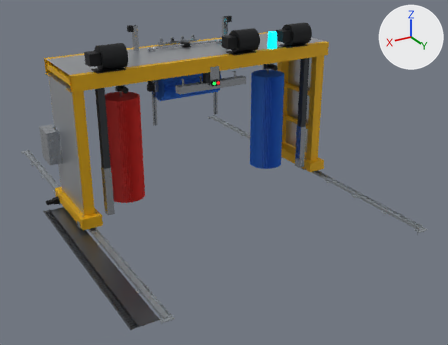
Two versions of the glTF model public/cad/wash_gantry.glb, one commit apart.
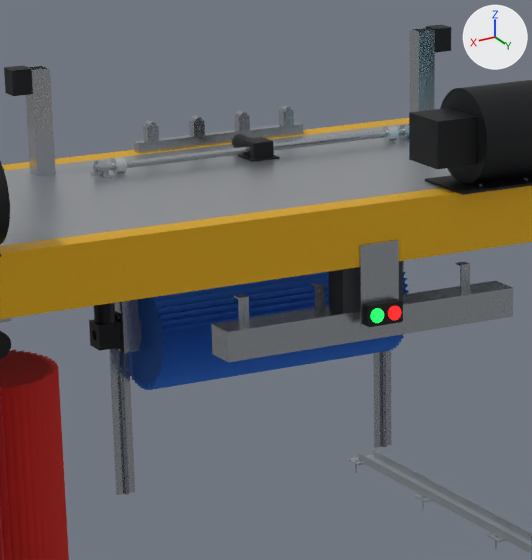
Each version appears first whole from a camera (50 mm lens) standing at (7.15, 13.4, 6.86) and looking at (-0.3, 0.98, 0.65), and next in a close-up on the part from 28% to 56% of the width and 3% to 41% of the height. Lighting does not change. The marker at upper right points along +X, +Y and +Z. The older version's two pictures come first. Where no turn or scale is listed for an object, it has been applied to the vertices. Vertices at exactly the same position are counted once.

Names of what the first close-up shows: 'RAIL25-1600#1', 'RAIL25-1600#2', 'WSH-BEAM#1', 'WSH-BLW#1', 'WSH-DKP#1', 'WSH-DKT#1', 'WSH-KBR#3', 'WSH-LMP#1', 'WSH-LMP#2', 'WSH-MAN#1', 'WSH-RAIL#1', 'WSH-SBRR#1', 'WSH-SLB#1', 'WSH-TBR#1', 'WSH-WS1#1', 'WSH-WS1#2' and 26 more.
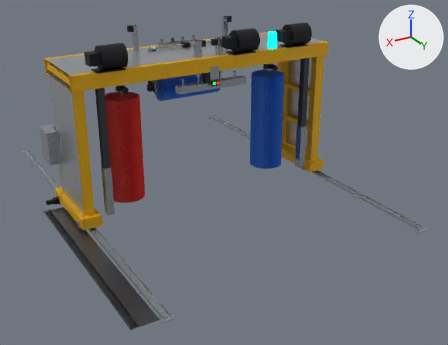
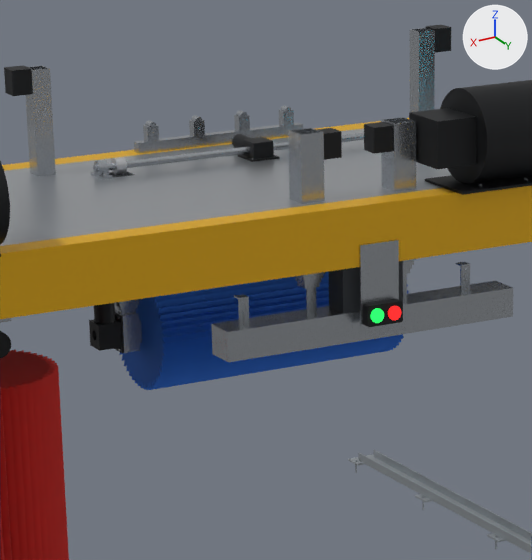
Not visible in the close-ups: 'WSH-THP#8', 'ISO4762-M8x20-A4-80#21', 'ISO4762-M8x20-A4-80#22'.

Boxes [x1, y1, x2, y2] around the edits, measured in the close-ups (532 x 560 px):
'WSH-KH0#2', added: after [288, 128, 326, 277]
'WSH-KH0#1', added: after [381, 117, 416, 262]
'WSH-LMP#2', deleted: before [109, 349, 135, 495]
'WSH-LMP#1', deleted: before [373, 350, 392, 448]
'WSH-KDM#1', added (black): after [364, 122, 393, 153]
'RAIL25-1600#2', deleted: before [118, 351, 129, 495]
'WSH-KDM#2', added (black): after [317, 128, 342, 160]
'RAIL25-1600#1', deleted: before [381, 351, 386, 447]
'WSH-KBR#3', moved: before [310, 283, 325, 308]; after [306, 287, 317, 309]
'WSH-TH0#2', added: after [109, 171, 141, 303]
'WSH-KH1#2', added: after [294, 133, 323, 281]
'WSH-KH2#2', added: after [295, 277, 321, 285]
'WSH-KH3#2', added: after [297, 282, 320, 289]
'WSH-KBR#2', moved (not visible before): after [403, 274, 407, 295]
'WSH-KH1#1', added: after [394, 122, 414, 266]
'WSH-KH2#1', added (mostly hidden): after [403, 265, 412, 270]
part 1 of me_wsh_dkp, built on: before [109, 138, 429, 208]; after [109, 140, 429, 208]

The change, as a list of edits to the scene's bpy script:
```text
Change me_wsh_dkp:
    remove me_wsh_dkp.from_pydata(...)  # 24 vertices, 52 faces; spans x -3.4..3.4, y -0.76..0.9, z 3.63..3.64
    add me_wsh_dkp.from_pydata(...)  # 56 vertices, 132 faces; spans x -3.4..3.4, y -0.76..0.9, z 3.63..3.64
    me_wsh_dkp part 1
    12 faces are deleted
    16 vertices are added at x -0.96..0.82, y -0.4..0.85, z 3.63..3.64
    16 new vertices lie (0.14, 0.0, 0.0) away from vertices in x -0.96..0.82, y -0.4..0.85, z 3.63..3.64
    92 new faces join them
Remove ob_wsh_lmp_1:
    ob_wsh_lmp_1 = bpy.data.objects.new('WSH-LMP#1', me_wsh_lmp)
Remove ob_rail25_1600_1:
    ob_rail25_1600_1 = bpy.data.objects.new('RAIL25-1600#1', me_rail25_1600)
Remove ob_wsh_lmp_2:
    ob_wsh_lmp_2 = bpy.data.objects.new('WSH-LMP#2', me_wsh_lmp)
Remove ob_rail25_1600_2:
    ob_rail25_1600_2 = bpy.data.objects.new('RAIL25-1600#2', me_rail25_1600)
Change ob_wsh_kbr_2:
    ob_wsh_kbr_2.location: (-0.236, 0.809, 3.099) -> (-0.29, 0.809, 3.099)
Change ob_wsh_kbr_3:
    ob_wsh_kbr_3.location: (0.236, 0.809, 3.099) -> (0.29, 0.809, 3.099)
Add ob_iso4762_m8x20_a4_80_22:
    ob_iso4762_m8x20_a4_80_22 = bpy.data.objects.new('ISO4762-M8x20-A4-80#22', me_iso4762_m8x20_a4_80)
    ob_iso4762_m8x20_a4_80_22.parent = ob_dryer_top3
    ob_iso4762_m8x20_a4_80_22.location = (0.29, 0.805, 3.128)
    ob_iso4762_m8x20_a4_80_22.rotation_euler = (1.571, 0.0, 0.0)  # degrees (90, 0, 0)
Add ob_dryer_top3:
    ob_dryer_top3 = bpy.data.objects.new('DRYER_TOP3', None)
    ob_dryer_top3.parent = ob_dryer_top2
    ob_dryer_top3.location = (0.0, 0.0, 0.0)
Add ob_dryer_top2:
    ob_dryer_top2 = bpy.data.objects.new('DRYER_TOP2', None)
    ob_dryer_top2.parent = ob_dryer_top1
    ob_dryer_top2.location = (0.0, 0.0, 0.0)
Add ob_dryer_top1:
    ob_dryer_top1 = bpy.data.objects.new('DRYER_TOP1', None)
    ob_dryer_top1.parent = ob_gantry
    ob_dryer_top1.location = (0.0, 0.0, 0.0)
Add ob_iso4762_m8x20_a4_80_21:
    ob_iso4762_m8x20_a4_80_21 = bpy.data.objects.new('ISO4762-M8x20-A4-80#21', me_iso4762_m8x20_a4_80)
    ob_iso4762_m8x20_a4_80_21.parent = ob_dryer_top3
    ob_iso4762_m8x20_a4_80_21.location = (0.29, 0.805, 3.068)
    ob_iso4762_m8x20_a4_80_21.rotation_euler = (1.571, 0.0, 0.0)  # degrees (90, 0, 0)
Add ob_wsh_kh3_2:
    ob_wsh_kh3_2 = bpy.data.objects.new('WSH-KH3#2', me_wsh_kh3)  # 16 vertices, 32 faces; spans x -0.045..0.045, y -0.045..0.045, z 3.158..3.932; in mat_ss316 (light grey #b4b9bf)
    ob_wsh_kh3_2.parent = ob_dryer_top3
    ob_wsh_kh3_2.location = (0.29, 0.779, 0.0)
Add ob_wsh_kh2_2:
    ob_wsh_kh2_2 = bpy.data.objects.new('WSH-KH2#2', me_wsh_kh2)  # 16 vertices, 32 faces; spans x -0.053..0.053, y -0.053..0.053, z 3.184..3.957; in mat_ss316 (light grey #b4b9bf)
    ob_wsh_kh2_2.parent = ob_dryer_top2
    ob_wsh_kh2_2.location = (0.29, 0.779, 0.0)
Add ob_wsh_kh2_1:
    ob_wsh_kh2_1 = bpy.data.objects.new('WSH-KH2#1', me_wsh_kh2)  # 16 vertices, 32 faces; spans x -0.053..0.053, y -0.053..0.053, z 3.184..3.957; in mat_ss316 (light grey #b4b9bf)
    ob_wsh_kh2_1.parent = ob_dryer_top2
    ob_wsh_kh2_1.location = (-0.29, 0.779, 0.0)
Add ob_wsh_kh1_2:
    ob_wsh_kh1_2 = bpy.data.objects.new('WSH-KH1#2', me_wsh_kh1)  # 16 vertices, 32 faces; spans x -0.061..0.061, y -0.061..0.061, z 3.208..3.982; in mat_ss316 (light grey #b4b9bf)
    ob_wsh_kh1_2.parent = ob_dryer_top1
    ob_wsh_kh1_2.location = (0.29, 0.779, 0.0)
Add ob_wsh_kh1_1:
    ob_wsh_kh1_1 = bpy.data.objects.new('WSH-KH1#1', me_wsh_kh1)  # 16 vertices, 32 faces; spans x -0.061..0.061, y -0.061..0.061, z 3.208..3.982; in mat_ss316 (light grey #b4b9bf)
    ob_wsh_kh1_1.parent = ob_dryer_top1
    ob_wsh_kh1_1.location = (-0.29, 0.779, 0.0)
Add ob_wsh_thp_8:
    ob_wsh_thp_8 = bpy.data.objects.new('WSH-THP#8', me_wsh_thp)  # a box spanning x -0.002..0.002, y -0.02..0.02, z -0.03..0.03; in mat_pa66 (black #202226)
    ob_wsh_thp_8.parent = ob_dryertop
    ob_wsh_thp_8.location = (0.89, -0.398, 3.583)
    ob_wsh_thp_8.rotation_euler = (0.0, 0.0, -1.571)  # degrees (0, 0, -90)
Add ob_wsh_kdm_2:
    ob_wsh_kdm_2 = bpy.data.objects.new('WSH-KDM#2', me_wsh_kdm)  # 88 vertices, 172 faces; spans x -0.06..0.06, y -0.06..0.06, z -0.07..0.07; in mat_steel_paint (black #16181b)
    ob_wsh_kdm_2.parent = ob_gantry
    ob_wsh_kdm_2.location = (0.16, 0.779, 3.927)
Add ob_wsh_kdm_1:
    ob_wsh_kdm_1 = bpy.data.objects.new('WSH-KDM#1', me_wsh_kdm)  # 88 vertices, 172 faces; spans x -0.06..0.06, y -0.06..0.06, z -0.07..0.07; in mat_steel_paint (black #16181b)
    ob_wsh_kdm_1.parent = ob_gantry
    ob_wsh_kdm_1.location = (-0.16, 0.779, 3.927)
Add ob_wsh_kh0_2:
    ob_wsh_kh0_2 = bpy.data.objects.new('WSH-KH0#2', me_wsh_kh0)  # 16 vertices, 32 faces; spans x -0.07..0.07, y -0.07..0.07, z 3.234..4.007; in mat_ss316 (light grey #b4b9bf)
    ob_wsh_kh0_2.parent = ob_gantry
    ob_wsh_kh0_2.location = (0.29, 0.779, 0.0)
Add ob_wsh_kh0_1:
    ob_wsh_kh0_1 = bpy.data.objects.new('WSH-KH0#1', me_wsh_kh0)  # 16 vertices, 32 faces; spans x -0.07..0.07, y -0.07..0.07, z 3.234..4.007; in mat_ss316 (light grey #b4b9bf)
    ob_wsh_kh0_1.parent = ob_gantry
    ob_wsh_kh0_1.location = (-0.29, 0.779, 0.0)
Add ob_wsh_th0_2:
    ob_wsh_th0_2 = bpy.data.objects.new('WSH-TH0#2', me_wsh_th0)  # 16 vertices, 32 faces; spans x -0.07..0.07, y -0.07..0.07, z 2.914..3.638; in mat_ss316 (light grey #b4b9bf)
    ob_wsh_th0_2.parent = ob_gantry
    ob_wsh_th0_2.location = (0.89, -0.335, 0.0)
```
